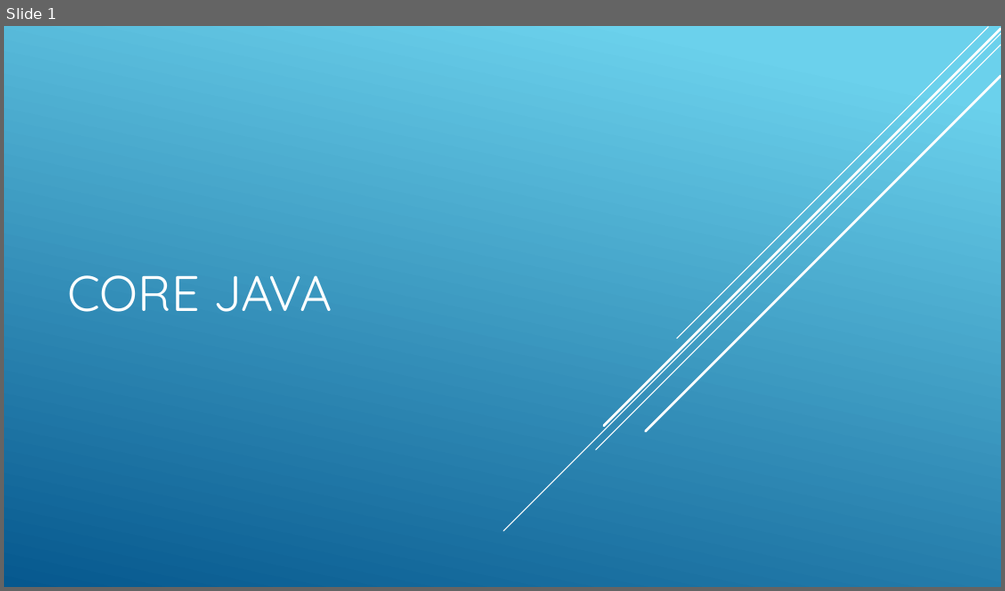
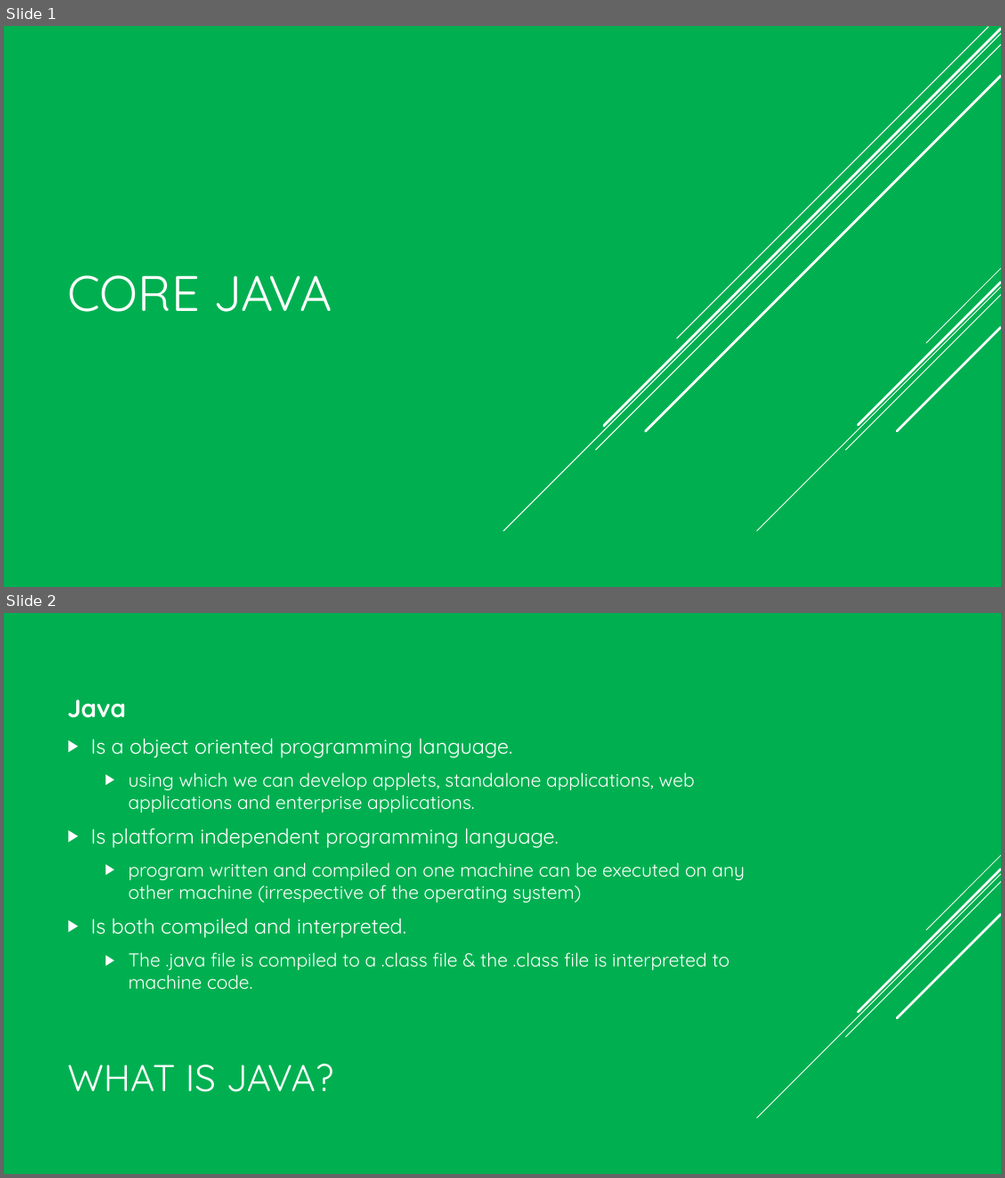
Before and after one commit to VeerababuK/Core-Java, a slide deck: Core java.pptx. Shown one above the other, each under a label of ours: slide 1 before the commit, slides 1 and 2 after it. The pictures are 1005x591 and 1005x1178 pixels, drawn with LibreOffice and Linux fonts; fonts in the diff are those of the drawing. Boxes give left, top, right and bottom in pixels: in the first picture for what was removed or moved away, otherwise in the second. Text is boxed around its words. In the diff, an @@ line names an element or a change of style, - is before the commit and + after.

```diff
--- a/Core java.pptx
+++ b/Core java.pptx
@@ slide 2 added at bbox=[4, 613, 1001, 1174], background #00B050; not listed: 5 template elements that a slide beside it also shows @@
@@ text added at bbox=[67, 699, 744, 989], 18 pt, text #FFFFFF @@
+Java
+▶ Is a object oriented programming language.
+  ▶ using which we can develop applets, standalone applications, web applications and enterprise applications.
+▶ Is platform independent programming language.
+  ▶ program written and compiled on one machine can be executed on any other machine (irrespective of the operating system)
+▶ Is both compiled and interpreted.
+  ▶ The .java file is compiled to a .class file & the .class file is interpreted to machine code.
@@ title added at bbox=[67, 1063, 334, 1092], 36 pt, text #FFFFFF @@
+WHAT IS JAVA?
@@ slide 1 changed as well @@
@@ background gradient #6ED2EB to #06588E to #00B050 @@
@@ group added at bbox=[757, 268, 1001, 531]: 5 lines @@
```
Also in this commit, not shown: 32 other slides changed, 26 other slides added.
